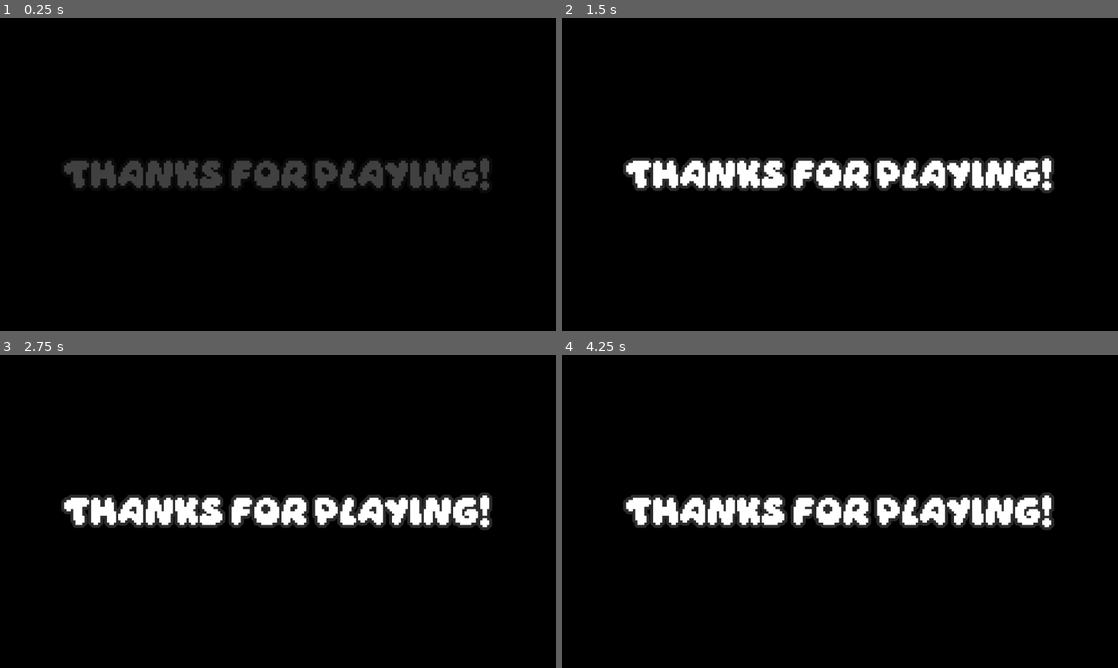
Above: before the commit, frames 1-4 (two rows, left to right).
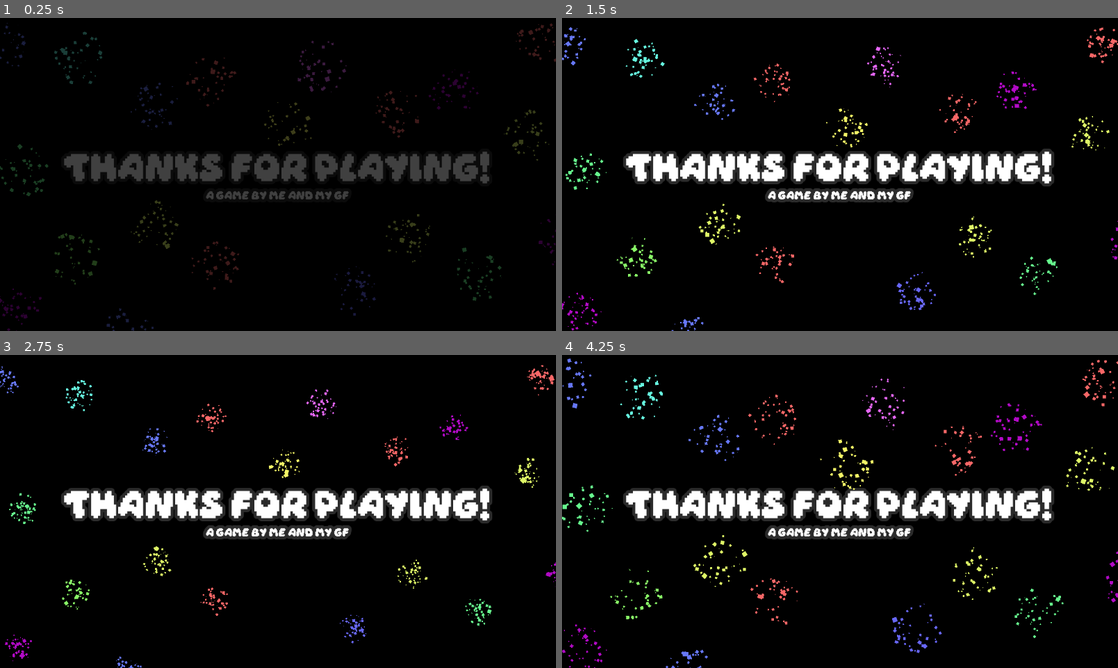
Above: after the commit, the same moments.

Repository: Vlad-935/Reflective-Trust
Game: Godot game, scene res://scenes/ui/end_screen.tscn
Same seed, same stepped clock (60 frames per second), same inputs: the game is played once before the commit and once after it. This scene is started directly instead of the project's main scene.
Inputs (mouse positions are in pixels of both pictures, inside the frame that each line leads up to):
- Up to frame 1 (0.25 s): no input
- Up to frame 2 (1.5 s): tap Enter (ui_accept) at 0.5, 0.77 s; move the mouse to (962, 158) at 0.52 s; hold D (move right) 0.53-1.28 s; click (962, 158) at 0.67 s; move the mouse to (728, 190) at 1.27 s; hold S (move down) from 1.28 s (still down)
- Up to frame 3 (2.75 s): tap Enter (ui_accept) at 1.52 s; move the mouse to (333, 442) at 2.02 s; release S (move down) at 2.03 s; hold D (move right) from 2.03 s (still down)
- Up to frame 4 (4.25 s): move the mouse to (812, 574) at 2.77 s; release D (move right) at 2.78 s; hold W (move up) 2.78-3.53 s; click (812, 574) at 2.92 s; tap Enter (ui_accept) at 3.02, 3.77 s; move the mouse to (1006, 558) at 3.52 s; hold A (move left) from 3.53 s (still down)

The runs differ from the first frame. In frame 1, 5.9% of the frame differs, in the area x 0-100%, y 1-100%; in frame 2, 9.3%; in frame 3, 8.9%; in frame 4, 9.6%.
Error in both runs: Cannot call method 'get_node' on a null value. (res://globals/level_manager.gd:41)

Commit message:
Added particles to the end screen

Diff:
--- a/reflective-trust/scenes/ui/end_screen.tscn
+++ b/reflective-trust/scenes/ui/end_screen.tscn
@@ -1,6 +1,7 @@
 [gd_scene format=3 uid="uid://dwgao5x7mic5g"]
 
 [ext_resource type="Theme" uid="uid://dx8tcgjkekuak" path="res://assests/font/game_theme.tres" id="1_4ttpn"]
+[ext_resource type="PackedScene" uid="uid://bok743utqpc5g" path="res://scenes/ui/particles.tscn" id="2_n8r4t"]
 
 [node name="End_Screen" type="Control" unique_id=67682659]
 layout_mode = 3
@@ -33,8 +34,100 @@
 grow_horizontal = 2
 grow_vertical = 2
 
-[node name="Label" type="Label" parent="CenterContainer" unique_id=591415481]
+[node name="VBoxContainer" type="VBoxContainer" parent="CenterContainer" unique_id=2075734435]
+layout_mode = 2
+
+[node name="Label" type="Label" parent="CenterContainer/VBoxContainer" unique_id=591415481]
 layout_mode = 2
 theme = ExtResource("1_4ttpn")
 theme_override_font_sizes/font_size = 50
 text = "Thanks For Playing!"
+
+[node name="Label2" type="Label" parent="CenterContainer/VBoxContainer" unique_id=1797816215]
+layout_mode = 2
+theme = ExtResource("1_4ttpn")
+theme_override_font_sizes/font_size = 15
+text = "A game by me and my gf"
+horizontal_alignment = 1
+vertical_alignment = 1
+
+[node name="Particles" type="Node2D" parent="." unique_id=1196348747]
+position = Vector2(733, 568)
+
+[node name="Particles" parent="Particles" unique_id=758883745 instance=ExtResource("2_n8r4t")]
+position = Vector2(-576, -73)
+color = Color(0.5380393, 0.96862745, 0.40392163, 1)
+
+[node name="Particles2" parent="Particles" unique_id=870064258 instance=ExtResource("2_n8r4t")]
+position = Vector2(-65, -465)
+color = Color(0.90862757, 0.40392163, 0.96862745, 1)
+
+[node name="Particles3" parent="Particles" unique_id=1584177013 instance=ExtResource("2_n8r4t")]
+position = Vector2(-568, -483)
+color = Color(0.40392163, 0.96862745, 0.8839215, 1)
+
+[node name="Particles4" parent="Particles" unique_id=15468973 instance=ExtResource("2_n8r4t")]
+position = Vector2(-291, -59)
+color = Color(0.96862745, 0.40392163, 0.40392163, 1)
+
+[node name="Particles5" parent="Particles" unique_id=1788485540 instance=ExtResource("2_n8r4t")]
+position = Vector2(208, -418)
+color = Color(0.6998415, 0.041337907, 0.778125, 1)
+
+[node name="Particles17" parent="Particles" unique_id=1202537112 instance=ExtResource("2_n8r4t")]
+position = Vector2(431, -109)
+color = Color(0.6998415, 0.041337907, 0.778125, 1)
+
+[node name="Particles16" parent="Particles" unique_id=857634386 instance=ExtResource("2_n8r4t")]
+position = Vector2(-694, 39)
+color = Color(0.6998415, 0.041337907, 0.778125, 1)
+
+[node name="Particles6" parent="Particles" unique_id=866448119 instance=ExtResource("2_n8r4t")]
+position = Vector2(-295, -436)
+color = Color(0.96862745, 0.40392163, 0.40392163, 1)
+
+[node name="Particles7" parent="Particles" unique_id=1670815350 instance=ExtResource("2_n8r4t")]
+position = Vector2(253, -39)
+color = Color(0.40392163, 0.96862745, 0.5556864, 1)
+
+[node name="Particles15" parent="Particles" unique_id=284532918 instance=ExtResource("2_n8r4t")]
+position = Vector2(-685, -249)
+color = Color(0.40392163, 0.96862745, 0.5556864, 1)
+
+[node name="Particles8" parent="Particles" unique_id=1446016772 instance=ExtResource("2_n8r4t")]
+position = Vector2(88, -370)
+color = Color(0.96862745, 0.40392163, 0.40392163, 1)
+
+[node name="Particles20" parent="Particles" unique_id=1264777743 instance=ExtResource("2_n8r4t")]
+position = Vector2(387, -517)
+color = Color(0.96862745, 0.40392163, 0.40392163, 1)
+
+[node name="Particles9" parent="Particles" unique_id=1608940543 instance=ExtResource("2_n8r4t")]
+position = Vector2(-415, -388)
+color = Color(0.40392163, 0.47098035, 0.96862745, 1)
+
+[node name="Particles19" parent="Particles" unique_id=1365274605 instance=ExtResource("2_n8r4t")]
+position = Vector2(-472, 86)
+color = Color(0.40392163, 0.47098035, 0.96862745, 1)
+
+[node name="Particles18" parent="Particles" unique_id=1642382961 instance=ExtResource("2_n8r4t")]
+position = Vector2(-726, -514)
+color = Color(0.40392163, 0.47098035, 0.96862745, 1)
+
+[node name="Particles10" parent="Particles" unique_id=1340965959 instance=ExtResource("2_n8r4t")]
+color = Color(0.41098034, 0.40392163, 0.96862745, 1)
+
+[node name="Particles11" parent="Particles" unique_id=608450389 instance=ExtResource("2_n8r4t")]
+position = Vector2(361, -323)
+color = Color(0.8768628, 0.96862745, 0.40392163, 1)
+
+[node name="Particles13" parent="Particles" unique_id=105827996 instance=ExtResource("2_n8r4t")]
+position = Vector2(-406, -141)
+color = Color(0.8768628, 0.96862745, 0.40392163, 1)
+
+[node name="Particles14" parent="Particles" unique_id=2075898444 instance=ExtResource("2_n8r4t")]
+position = Vector2(123, -114)
+color = Color(0.8768628, 0.96862745, 0.40392163, 1)
+
+[node name="Particles12" parent="Particles" unique_id=2024896329 instance=ExtResource("2_n8r4t")]
+position = Vector2(-142, -341)
--- /dev/null
+++ b/reflective-trust/scenes/ui/particles.tscn
@@ -0,0 +1,33 @@
+[gd_scene format=3 uid="uid://bok743utqpc5g"]
+
+[sub_resource type="Curve" id="Curve_ijygm"]
+_limits = [-360.0, 360.0, 0.0, 1.0]
+_data = [Vector2(0, 1), 0.0, 0.0, 0, 0, Vector2(1e-05, -360), 0.0, 0.0, 0, 0, Vector2(0.9854369, 360), 0.0, 0.0, 0, 0]
+point_count = 3
+
+[sub_resource type="Curve" id="Curve_hjf4h"]
+_data = [Vector2(0, 0.50000006), 0.0, 0.0, 0, 0, Vector2(1, 1), 0.0, 0.0, 0, 0]
+point_count = 2
+
+[node name="Particles" type="CPUParticles2D" unique_id=758883745]
+amount = 50
+lifetime = 2.0
+speed_scale = 1.5
+explosiveness = 1.0
+randomness = 1.0
+lifetime_randomness = 1.0
+emission_shape = 2
+emission_sphere_radius = 20.0
+spread = 180.0
+gravity = Vector2(0, 0)
+initial_velocity_min = 70.0
+initial_velocity_max = 100.0
+angular_velocity_min = -720.0
+angular_velocity_max = 720.0
+angular_velocity_curve = SubResource("Curve_ijygm")
+linear_accel_min = 8.75
+linear_accel_max = 8.75
+scale_amount_min = 2.0
+scale_amount_max = 10.0
+scale_amount_curve = SubResource("Curve_hjf4h")
+color = Color(0.96167356, 0.96875, 0.4026367, 1)
